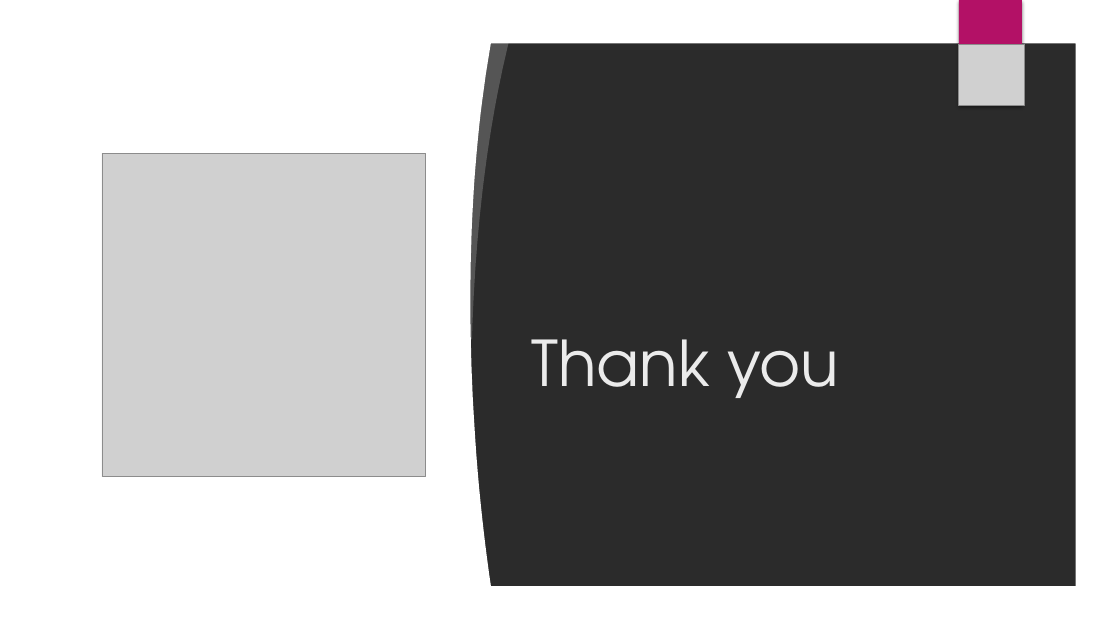
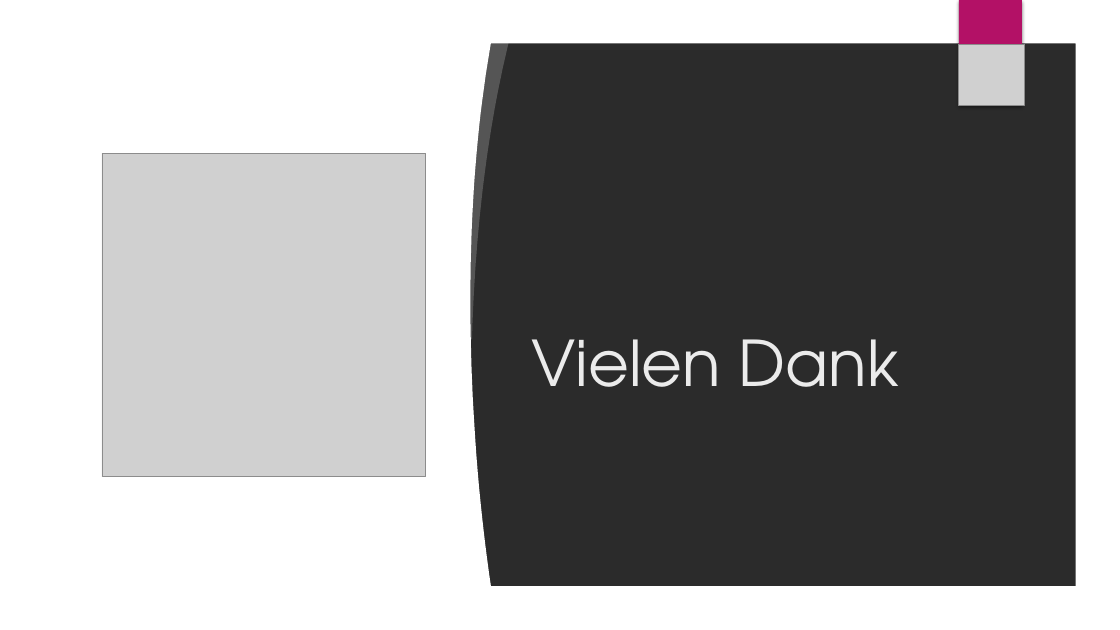
Before and after one commit to Tom-Necke/Dream-Team, a slide deck: slide 16 of Shorty by DreamTeam.pptx. Drawn at 1120x630 pixels with LibreOffice and Linux fonts; fonts in the diff are those of the drawing; grey boxes stand for pictures; background and template pictures are left out; a plain dark background stands for a picture behind light text. Boxes give left, top, right and bottom in pixels: in the first picture for what was removed or moved away, otherwise in the second. Text is boxed around its words. In the diff, an @@ line names an element or a change of style, - is before the commit and + after.

```diff
--- a/Shorty by DreamTeam.pptx
+++ b/Shorty by DreamTeam.pptx
@@ title at (x1=532, y1=339, x2=899, y2=387): text changed @@
-Thank you
+Vielen Dank
```
Also in this commit, not shown: 8 other slides changed, 1 slide added, 1 slide removed, 2 other files.
